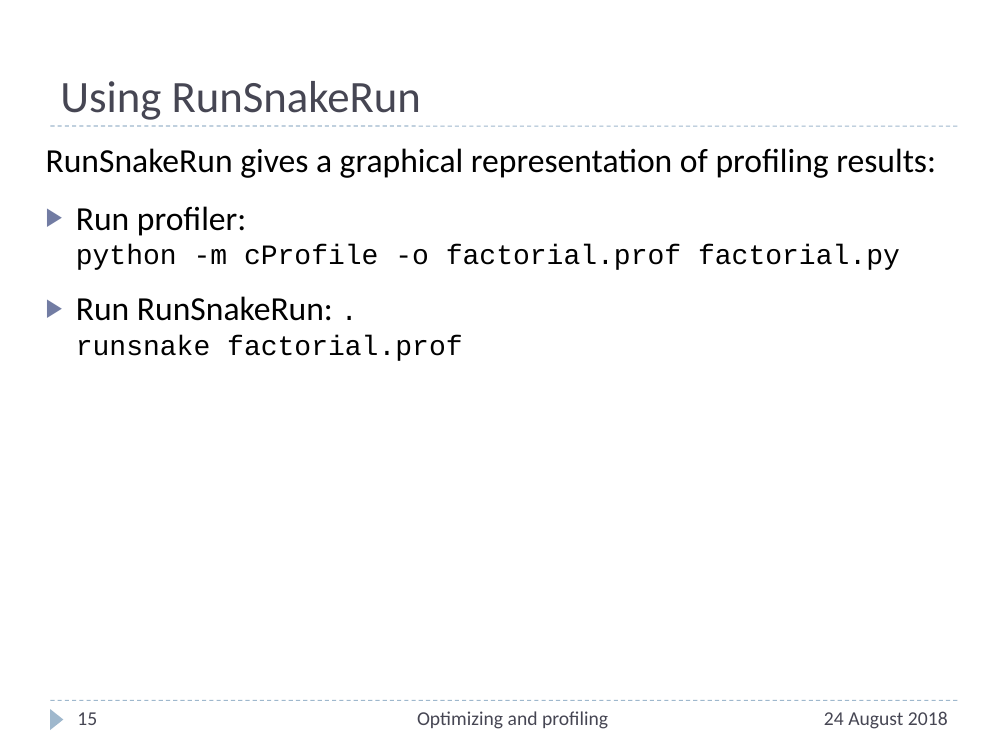
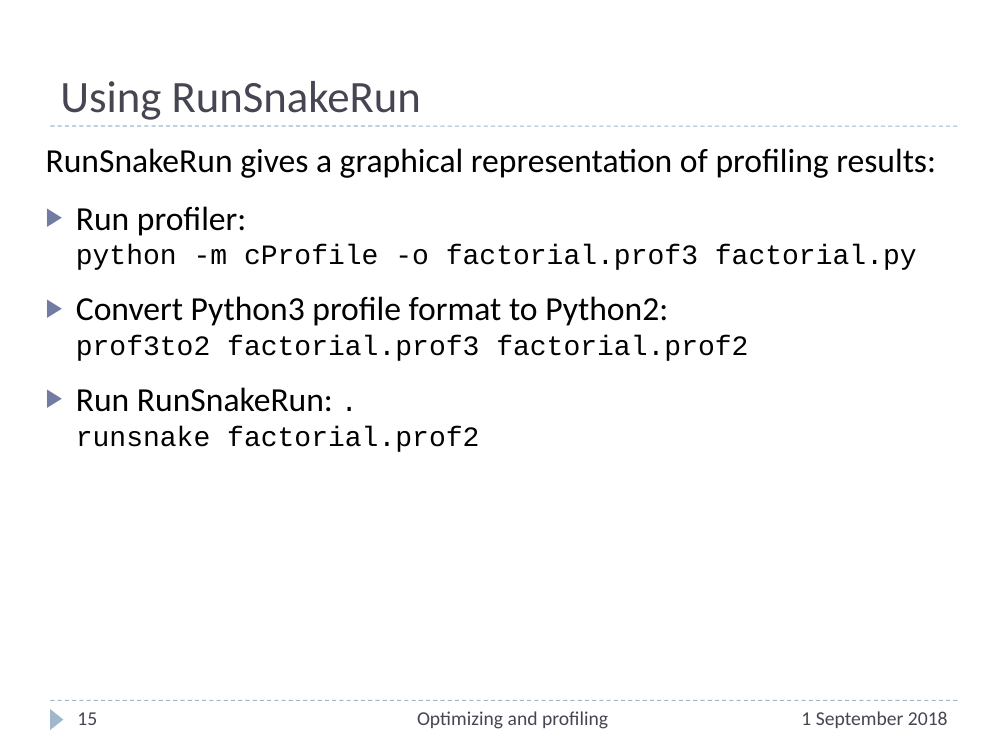
Before and after one commit to ASPP/testing_debugging_profiling, a slide deck: slide 15 of profiling.pptx. Drawn at 1008x756 pixels with LibreOffice and Linux fonts; fonts in the diff are those of the drawing. Boxes give left, top, right and bottom in pixels: in the first picture for what was removed or moved away, otherwise in the second. Text is boxed around its words. In the diff, an @@ line names an element or a change of style, - is before the commit and + after.

```diff
--- a/profiling.pptx
+++ b/profiling.pptx
@@ text at (76, 206, 917, 452): text changed @@
-▶ Run profiler:
-  python -m cProfile -o factorial.prof factorial.py
-▶ Run RunSnakeRun: .
-  runsnake factorial.prof
+▶ Run profiler:
+  python -m cProfile -o factorial.prof3 factorial.py
+▶ Convert Python3 profile format to Python2:
+  prof3to2 factorial.prof3 factorial.prof2
+▶ Run RunSnakeRun: .
+  runsnake factorial.prof2
@@ text at (801, 711, 948, 728): text changed @@
-24 August 2018
+1 September 2018
```
Also in this commit, not shown: 19 other slides changed.
